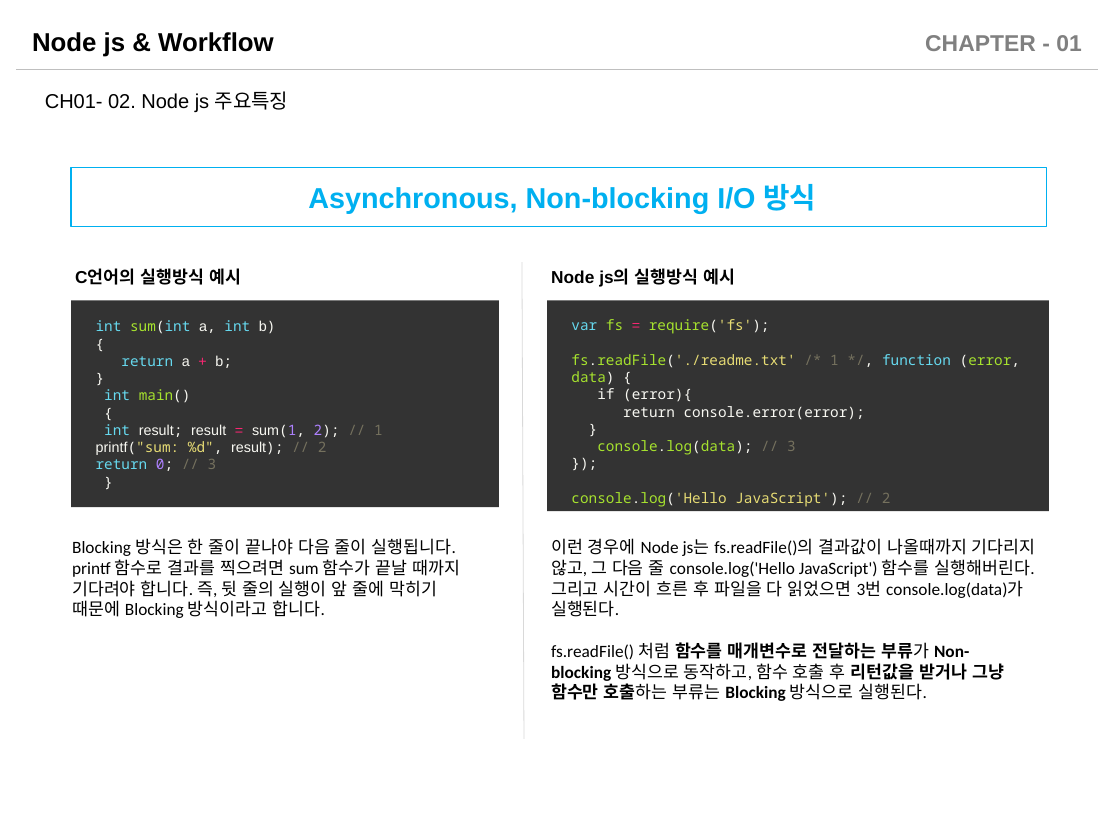
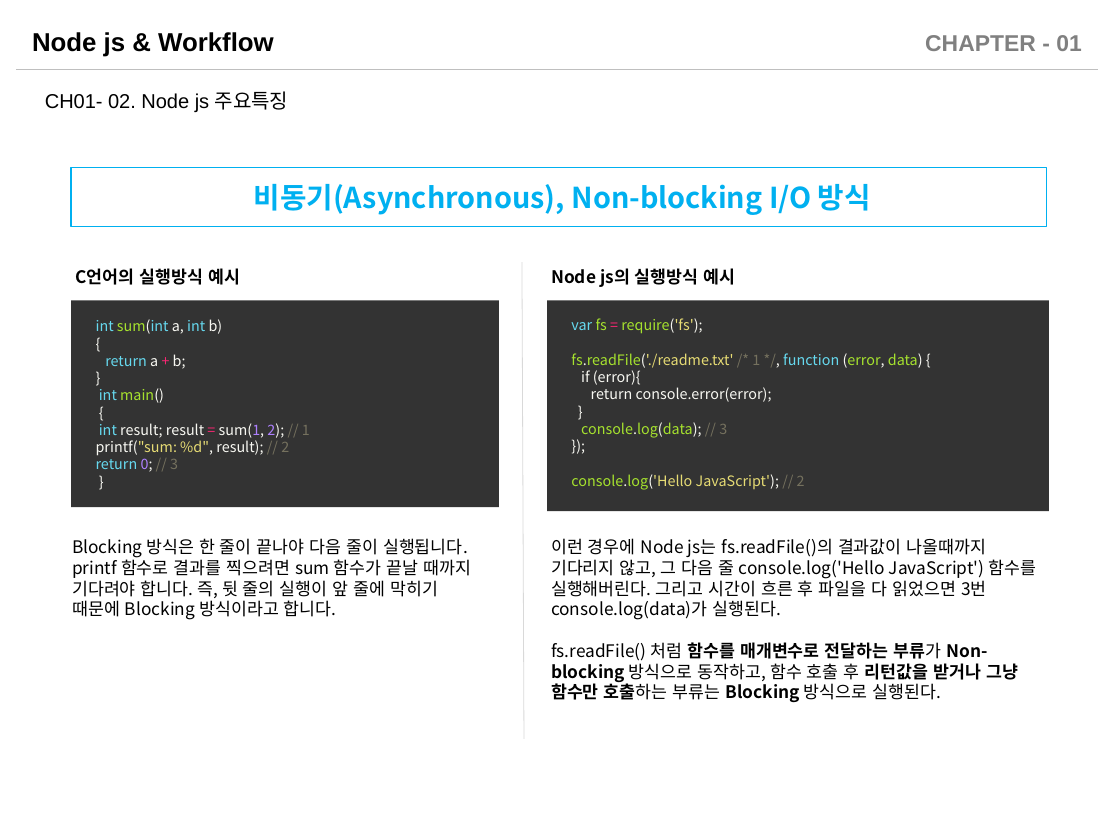
Before and after one commit to sabin21/NodeJS_Workflow_Study, a slide deck: slide 9 of CH01_Nodejs_Intro.pptx. Drawn at 1120x840 pixels with LibreOffice and Linux fonts; fonts in the diff are those of the drawing. Boxes give left, top, right and bottom in pixels: in the first picture for what was removed or moved away, otherwise in the second. Text is boxed around its words. In the diff, an @@ line names an element or a change of style, - is before the commit and + after.

```diff
--- a/CH01_Nodejs_Intro.pptx
+++ b/CH01_Nodejs_Intro.pptx
@@ text in rectangle at bbox=[254, 184, 871, 215]: text changed; font Arial to Noto Sans CJK KR @@
-Asynchronous, Non-blocking I/O 방식
+비동기(Asynchronous), Non-blocking I/O 방식
@@ text "C언어의 실행방식 예시" at bbox=[75, 268, 240, 285]: font Arial to Noto Sans CJK KR @@
@@ text "Node js의 실행방식 예시" at bbox=[551, 268, 736, 287]: font Arial to Noto Sans CJK KR @@
@@ rectangle "int sum(int a, int b) ..." at bbox=[72, 300, 500, 507]: font Noto Sans Mono to Noto Sans CJK KR in "int sum(int a, int b) { return ..."; font Arial to Noto Sans CJK KR in "a, b) a + b; result; result ..." @@
@@ rectangle "var fs = require('fs');" at bbox=[547, 300, 1048, 511]: font Noto Sans Mono to Noto Sans CJK KR; font Arial to Noto Sans CJK KR in "=" @@
@@ text "Blocking 방식은 한 줄이 끝나야 ..." at bbox=[72, 538, 471, 620]: font Calibri to Noto Sans CJK KR @@
@@ text "이런 경우에 Node js는 fs.readFile()의 ..." at bbox=[551, 538, 1037, 702]: font Calibri to Noto Sans CJK KR @@
```
Also in this commit, not shown: 11 other slides changed, 2 slides added, 2 other files.
